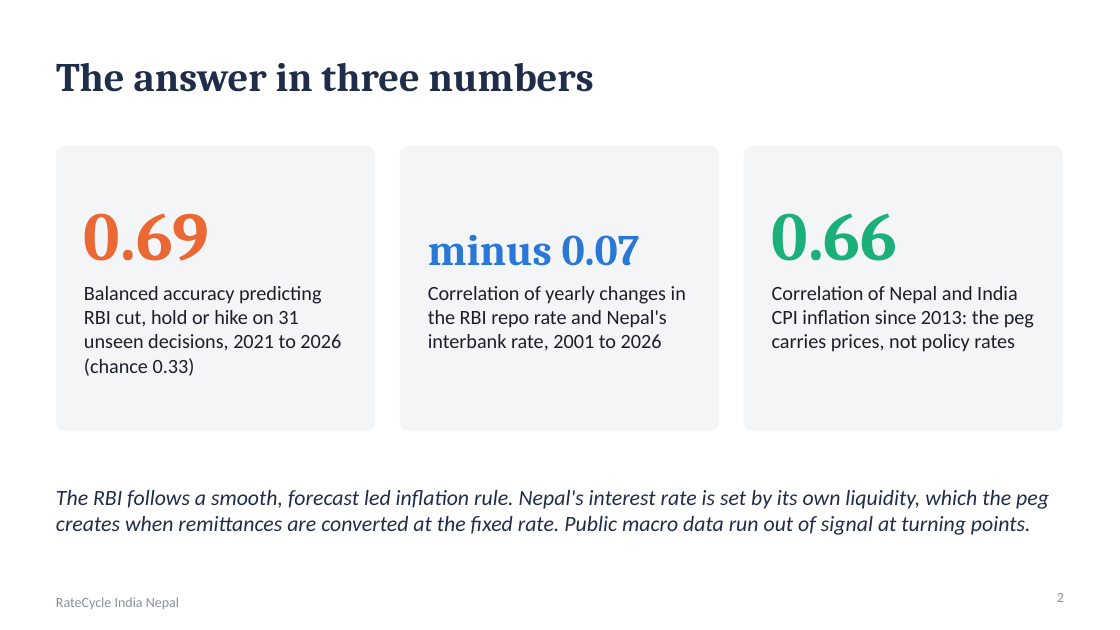
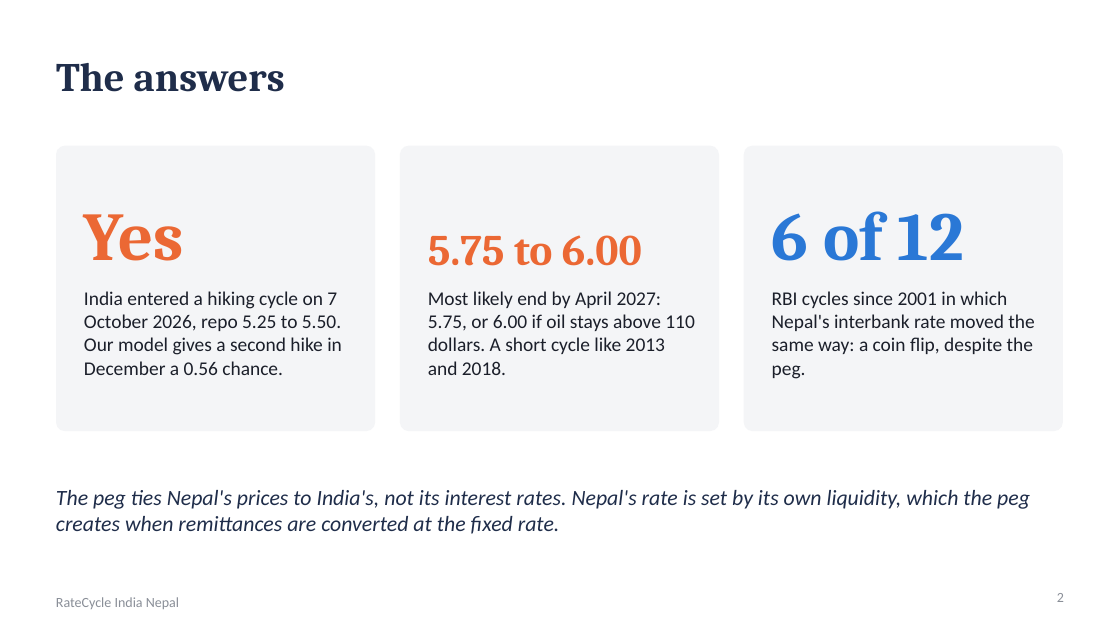
Before and after one commit to sakrit204-byte/interest_rate_cycle_prediction_for_india, a slide deck: slide 2 of reports/presentation/ratecycle_india_nepal.pptx. Drawn at 1120x630 pixels with LibreOffice and Linux fonts; fonts in the diff are those of the drawing. Boxes give left, top, right and bottom in pixels: in the first picture for what was removed or moved away, otherwise in the second. Text is boxed around its words. In the diff, an @@ line names an element or a change of style, - is before the commit and + after.

Commit message:
Presentation refocused on India's new rate cycle and Nepal under the peg, cycle comparison, decision D053

```diff
--- a/reports/presentation/ratecycle_india_nepal.pptx
+++ b/reports/presentation/ratecycle_india_nepal.pptx
@@ title at [56,63,285,92]: text changed @@
-The answer in three numbers
+The answers
@@ text at [84,214,184,261]: text changed @@
-0.69
+Yes
@@ text at [428,235,642,266]: text changed; text colour #2A78D6 to #EB6834 @@
-minus 0.07
+5.75 to 6.00
@@ text at [772,211,964,261]: text changed; text colour #1BAF7A to #2A78D6 @@
-0.66
+6 of 12
@@ text at [84,291,342,375]: text changed; size 13 to 12.5 pt @@
-Balanced accuracy predicting RBI cut, hold or hike on 31 unseen decisions, 2021 to 2026 (chance 0.33)
+India entered a hiking cycle on 7 October 2026, repo 5.25 to 5.50. Our model gives a second hike in December a 0.56 chance.
@@ text at [428,291,695,375]: text changed; size 13 to 12.5 pt @@
-Correlation of yearly changes in the RBI repo rate and Nepal's interbank rate, 2001 to 2026
+Most likely end by April 2027: 5.75, or 6.00 if oil stays above 110 dollars. A short cycle like 2013 and 2018.
@@ text at [772,291,1034,379]: text changed; size 13 to 12.5 pt @@
-Correlation of Nepal and India CPI inflation since 2013: the peg carries prices, not policy rates
+RBI cycles since 2001 in which Nepal's interbank rate moved the same way: a coin flip, despite the peg.
@@ text at [56,490,1030,534]: text changed @@
-The RBI follows a smooth, forecast led inflation rule. Nepal's interest rate is set by its own liquidity, which the peg creates when remittances are converted at the fixed rate. Public macro data run out of signal at turning points.
+The peg ties Nepal's prices to India's, not its interest rates. Nepal's rate is set by its own liquidity, which the peg creates when remittances are converted at the fixed rate.
```
Also in this commit, not shown: 8 other slides changed, 4 slides added, 5 other files.
